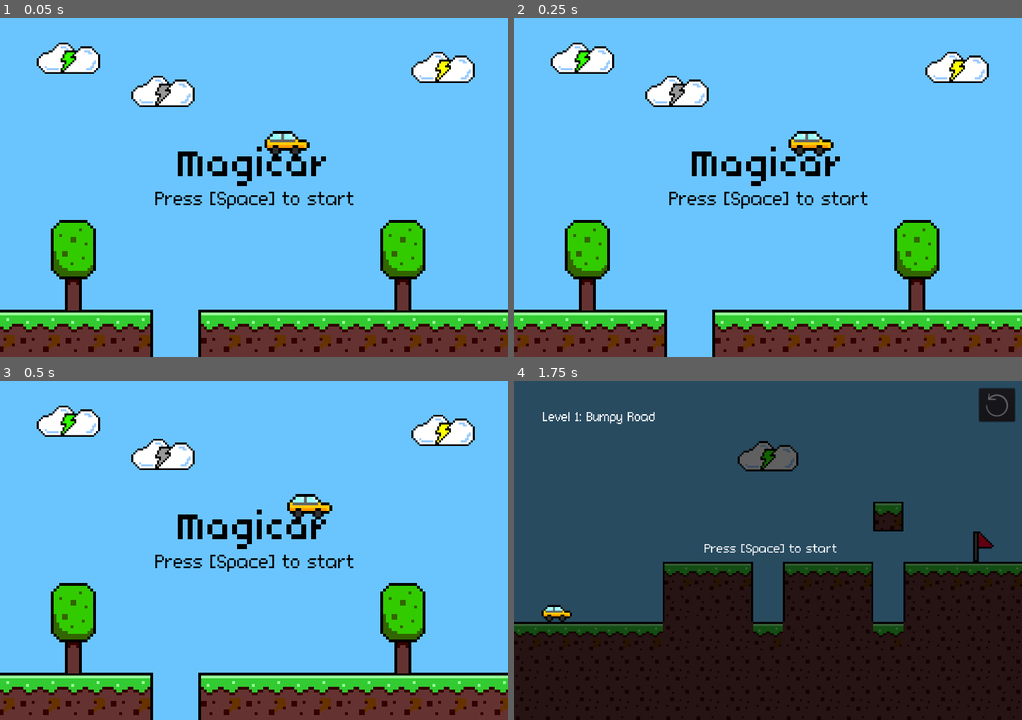
Above: before the commit, frames 1-4 (two rows, left to right).
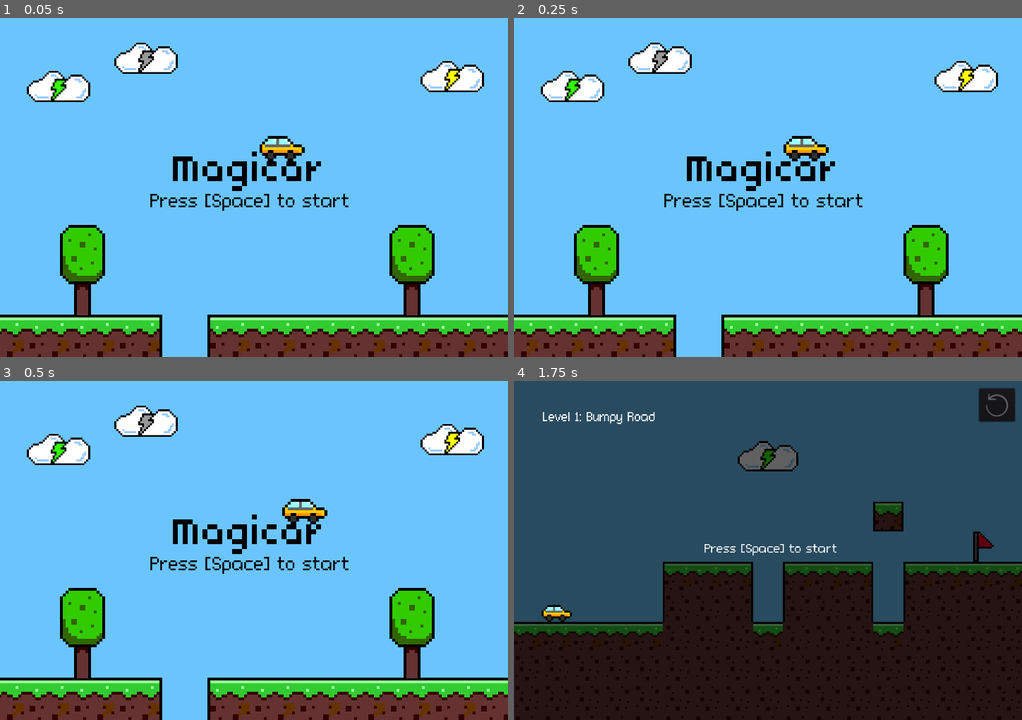
Above: after the commit, the same moments.

Repository: shiroxkuro77/Gamecraft2022
Game: Godot game, scene res://scene/game_start.tscn
Same seed, same stepped clock (60 frames per second), same inputs: the game is played once before the commit and once after it.
Inputs:
- Up to frame 1 (0.05 s): no input
- Up to frame 2 (0.25 s): no input
- Up to frame 3 (0.5 s): no input
- Up to frame 4 (1.75 s): tap Space (execute) at 0.5, 1.25 s; hold Right (move_right) 0.53-1.28 s; tap C (c) at 0.6, 1.35 s; hold Left (move_left) from 1.28 s (still down)

The runs differ from the first frame. In frame 1, 18% of the frame differs, in the area x 0-100%, y 7-100%; in frame 2, 18%; in frame 3, 18%; in frame 4, nothing differs.

Commit message:
minor edit to game start

Diff:
--- a/scene/game_start.tscn
+++ b/scene/game_start.tscn
@@ -26,7 +26,7 @@
 "times": PoolRealArray( 0, 0.6, 1.2 ),
 "transitions": PoolRealArray( 1, 1, 1 ),
 "update": 0,
-"values": [ Vector2( 394, 157 ), Vector2( 437, 157 ), Vector2( 394, 157 ) ]
+"values": [ Vector2( 374, 157 ), Vector2( 417, 157 ), Vector2( 374, 157 ) ]
 }
 
 [sub_resource type="Animation" id=8]
@@ -267,7 +267,7 @@
 font_data = ExtResource( 8 )
 
 [node name="Control2" type="Node2D"]
-position = Vector2( 9, 7 )
+position = Vector2( 22, 14 )
 script = ExtResource( 1 )
 
 [node name="AnimationPlayer" type="AnimationPlayer" parent="."]
@@ -299,24 +299,24 @@
 texture = ExtResource( 5 )
 
 [node name="TreeCloudSprite" type="Sprite" parent="."]
-position = Vector2( 88, 50 )
+position = Vector2( 61, 83 )
 scale = Vector2( 0.7, 0.7 )
 texture = ExtResource( 6 )
 
 [node name="LightningCloudSprite" type="Sprite" parent="."]
-position = Vector2( 619, 63 )
+position = Vector2( 619, 69 )
 scale = Vector2( 0.7, 0.7 )
 texture = ExtResource( 3 )
 
 [node name="TornadoCloudSprite" type="Sprite" parent="."]
-position = Vector2( 222, 97 )
+position = Vector2( 185, 43 )
 scale = Vector2( 0.7, 0.7 )
 texture = ExtResource( 4 )
 
 [node name="TitleLbl" type="Label" parent="."]
-margin_left = 243.0
+margin_left = 223.0
 margin_top = 140.0
-margin_right = 460.0
+margin_right = 440.0
 margin_bottom = 224.0
 rect_pivot_offset = Vector2( 244, 13 )
 custom_colors/font_color = Color( 0, 0, 0, 1 )
@@ -329,10 +329,10 @@
 texture = ExtResource( 11 )
 
 [node name="PressSpaceLbl" type="Label" parent="."]
-margin_left = 210.0
-margin_top = 237.0
-margin_right = 483.0
-margin_bottom = 290.0
+margin_left = 190.0
+margin_top = 233.0
+margin_right = 463.0
+margin_bottom = 286.0
 rect_pivot_offset = Vector2( 244, 13 )
 custom_colors/font_color = Color( 0, 0, 0, 1 )
 custom_colors/font_outline_modulate = Color( 0, 0, 0, 1 )
